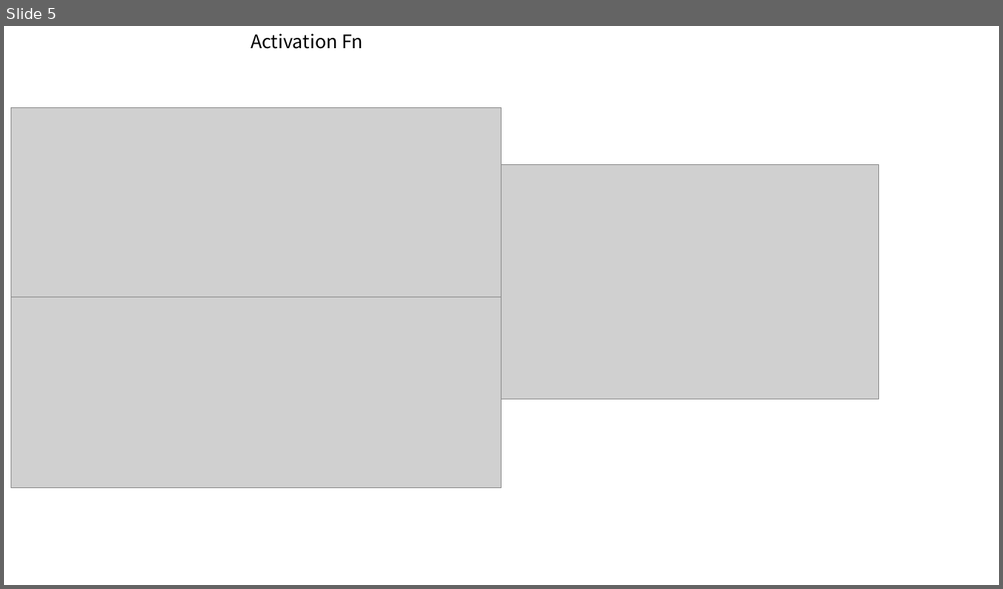
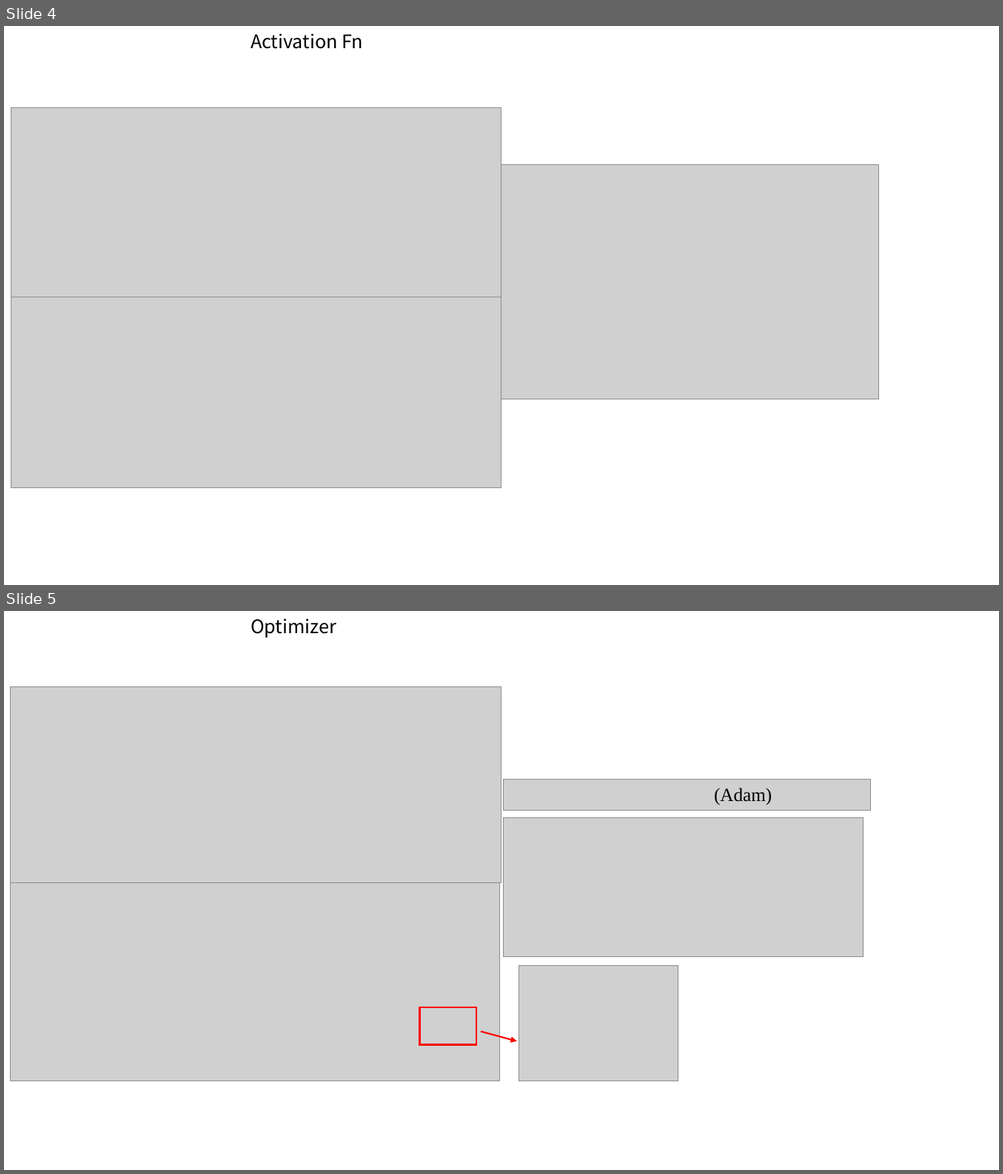
Before and after one commit to cukminseo/Basic_NN_Architecture, a slide deck: cancer.pptx. Shown one above the other, each under a label of ours: slide 5 before the commit, slides 4 and 5 after it. The pictures are 1003x589 and 1003x1174 pixels, drawn with LibreOffice and Linux fonts; fonts in the diff are those of the drawing; grey boxes stand for pictures. Boxes give left, top, right and bottom in pixels: in the first picture for what was removed or moved away, otherwise in the second. Text is boxed around its words. In the diff, an @@ line names an element or a change of style, - is before the commit and + after.

```diff
--- a/cancer.pptx
+++ b/cancer.pptx
@@ slide 5 added at <box>4,611,999,1170</box>, background #FFFFFF @@
@@ text added at <box>250,618,336,638</box>, 18 pt, text #000000 @@
+Optimizer
@@ picture added at <box>11,686,501,883</box> @@
@@ picture added at <box>504,780,871,810</box> @@
@@ text added at <box>714,788,771,805</box>, 18 pt, text #000000 @@
+(Adam)
@@ picture added at <box>504,818,864,958</box> @@
@@ picture added at <box>10,883,500,1081</box> @@
@@ picture added at <box>519,966,677,1082</box> @@
@@ rectangle added at <box>420,1008,476,1045</box>, outline #FF0000 1.5 pt @@
@@ arrow added from (481, 1032) to (517, 1042), #FF0000 1.5 pt @@
@@ what was slide 5 is now slide 4 @@
```
Also in this commit, not shown: 1 slide changed, 7 other slides added, 6 other files.
